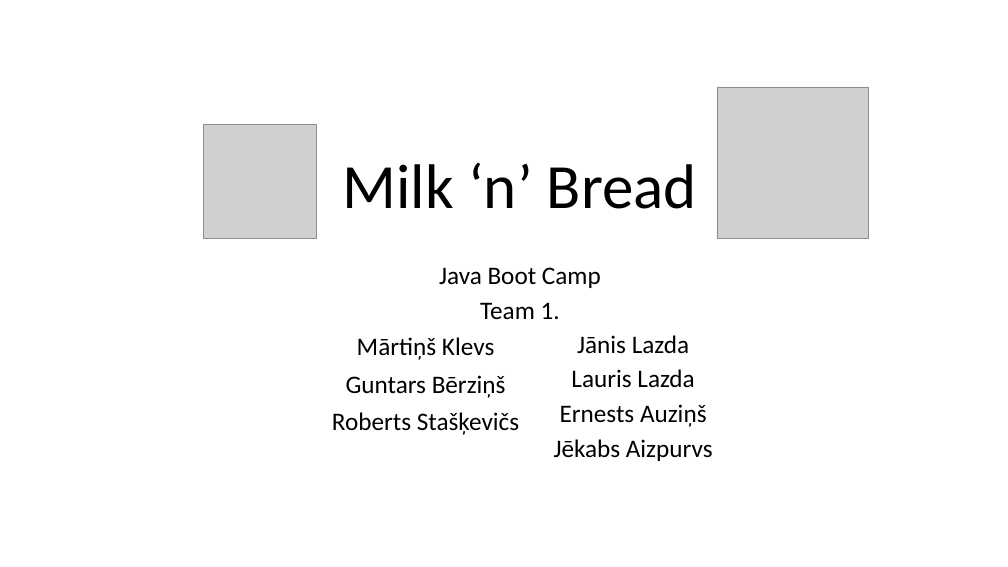
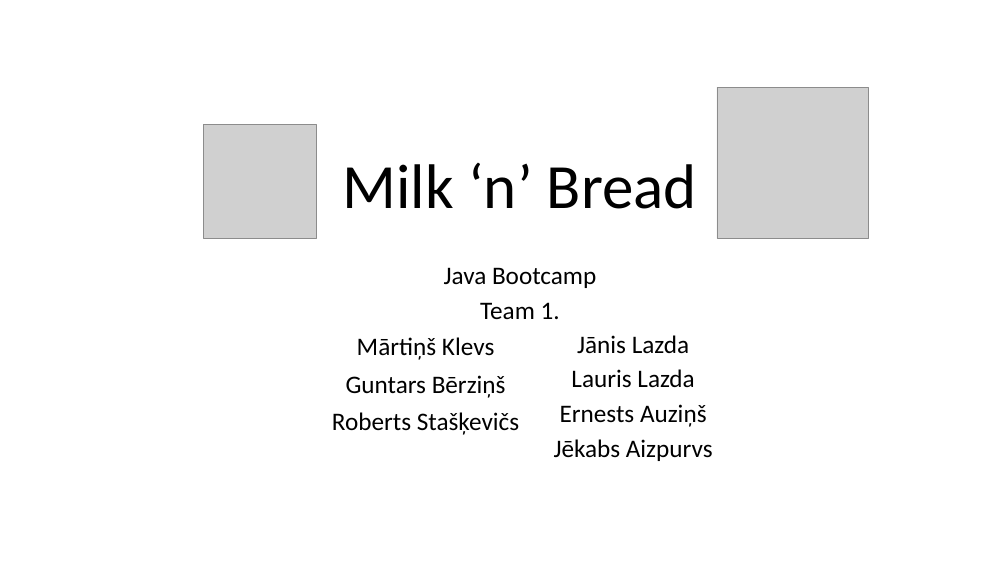
Before and after one commit to bricht/piens-un-maize, a slide deck: slide 1 of presentation/MilknBread.pptx. Drawn at 1008x567 pixels with LibreOffice and Linux fonts; fonts in the diff are those of the drawing; grey boxes stand for pictures. Boxes give left, top, right and bottom in pixels: in the first picture for what was removed or moved away, otherwise in the second. Text is boxed around its words. In the diff, an @@ line names an element or a change of style, - is before the commit and + after.

```diff
--- a/presentation/MilknBread.pptx
+++ b/presentation/MilknBread.pptx
@@ text at (x1=444, y1=267, x2=596, y2=288): text changed @@
-Java Boot Camp
+Java Bootcamp
```
Also in this commit, not shown: 7 other slides changed, 2 slides added, 4 slides removed.
